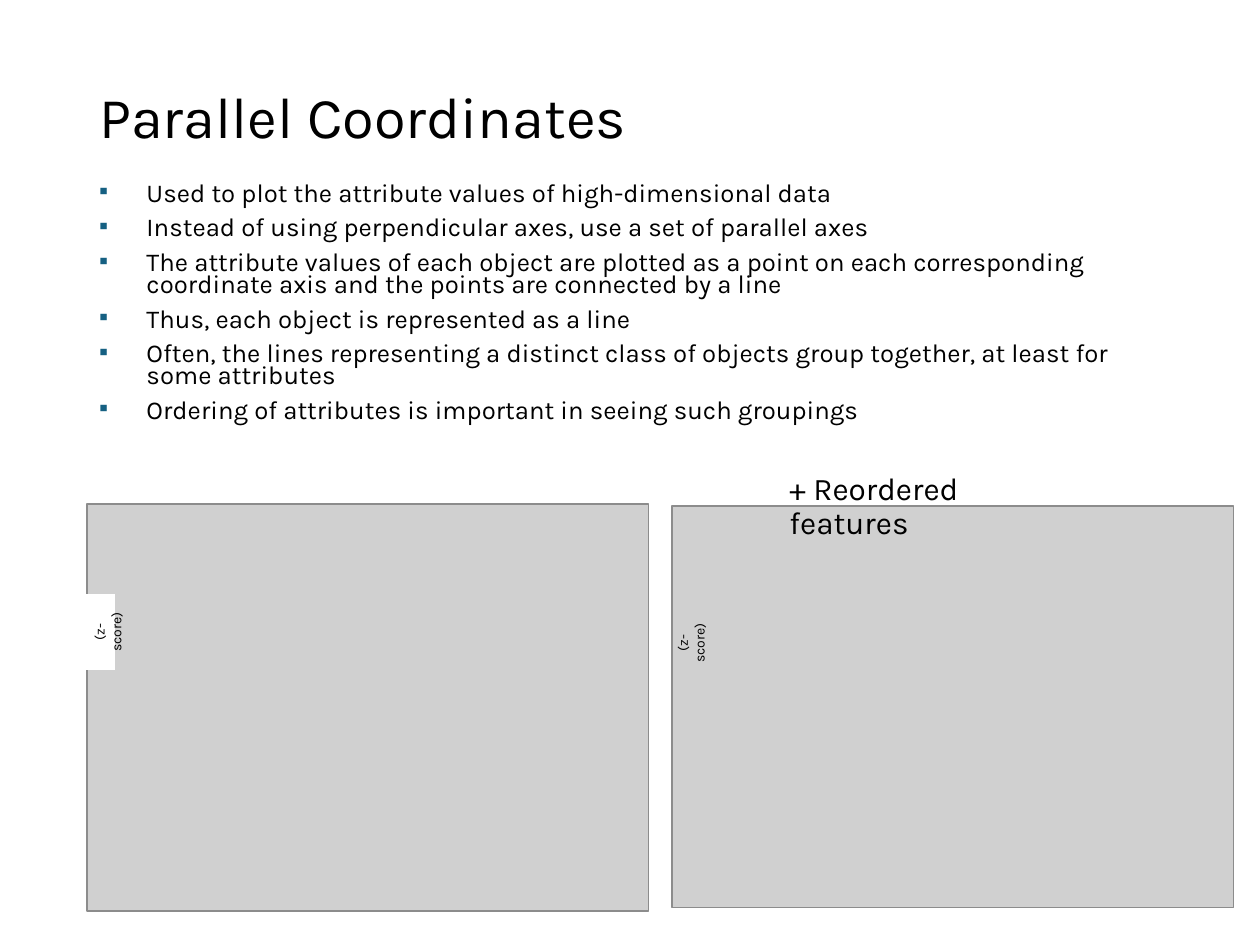
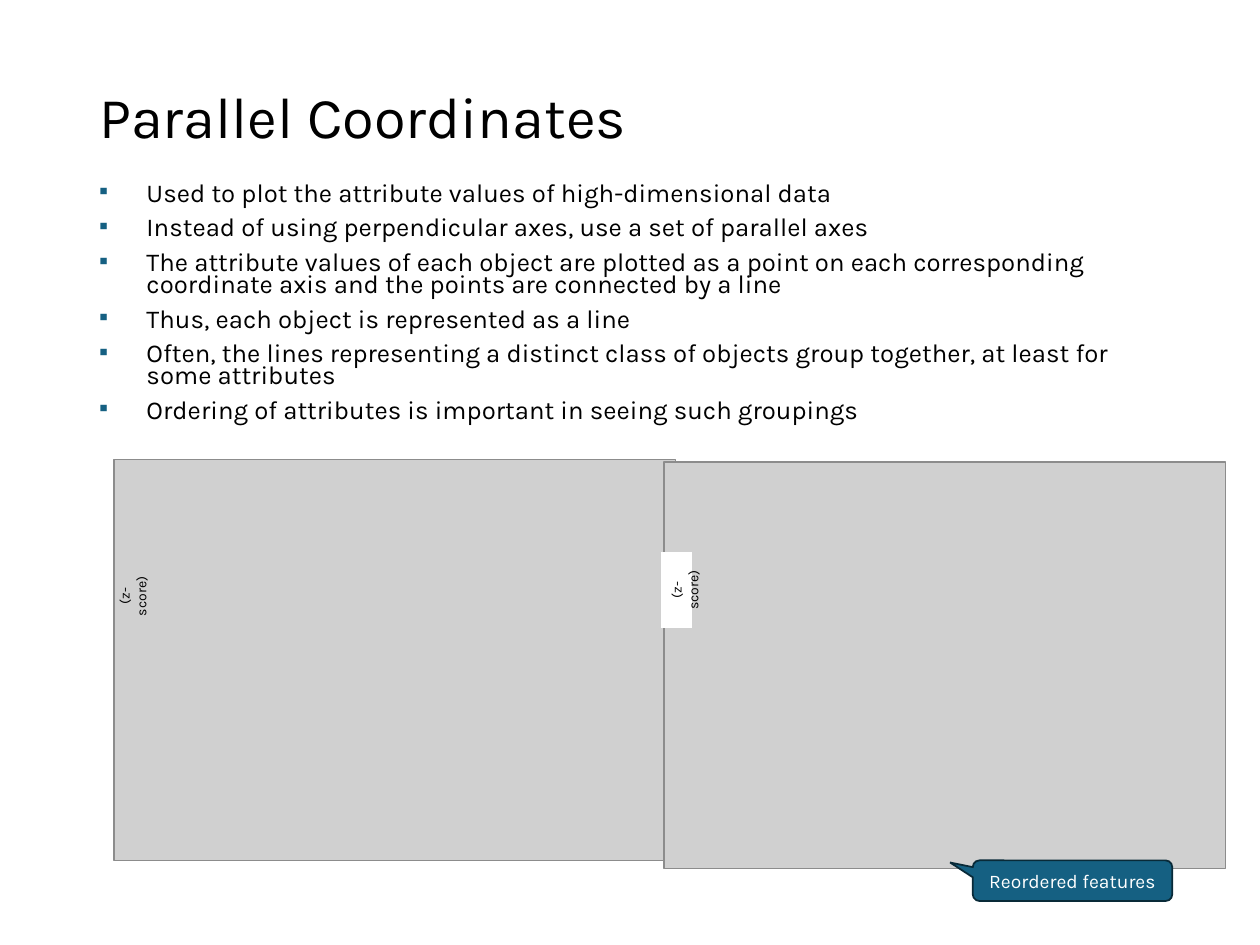
Before and after one commit to mhahsler/Introduction_to_Data_Mining_R_Examples, a slide deck: slide 33 of slides/chap2_exploration.pptx. Drawn at 1260x945 pixels with LibreOffice and Linux fonts; fonts in the diff are those of the drawing; grey boxes stand for pictures. Boxes give left, top, right and bottom in pixels: in the first picture for what was removed or moved away, otherwise in the second. Text is boxed around its words. In the diff, an @@ line names an element or a change of style, - is before the commit and + after.

```diff
--- a/slides/chap2_exploration.pptx
+++ b/slides/chap2_exploration.pptx
@@ picture: place and size @@
-picture at [672,507,1234,908]
+picture at [113,459,675,861]
@@ picture: place and size @@
-picture at [87,504,649,911]
+picture at [664,462,1226,869]
@@ text "(z-score)": place and size @@
-text "(z-score)" at [673,627,708,661]
+text "(z-score)" at [115,580,150,615]
@@ rectangle "(z-score)": place and size @@
-rectangle "(z-score)" at [84,595,114,670]
+rectangle "(z-score)" at [661,553,691,627]
@@ rounded speech box "Reordered features": place and size @@
-rounded speech box "Reordered features" at [789,478,958,535]
+rounded speech box "Reordered features" at [973,861,1172,901]
@@ rounded speech box "Reordered features" at [973,861,1172,901]: vertical alignment top to middle; fill none to #156082; outline none to #092A39 1 pt @@
@@ text in rounded speech box at [989,874,1155,889]: text changed; size 18 to 11 pt; text colour #000000 to #FFFFFF @@
-+ Reordered features
+Reordered features
```
Also in this commit, not shown: 1 other slide changed, 1 other file.
